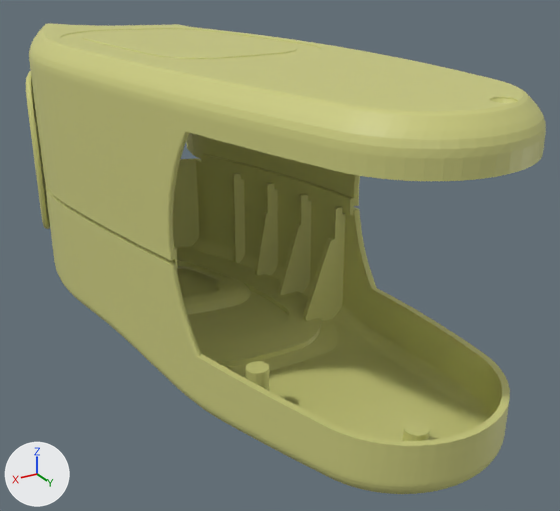
Two versions of the COLLADA model scenes/dae/Body_RKP_vis.dae, one commit apart.
Rendered twice from a 50 mm camera at (0.182, 0.493, 0.145) aimed at (-0.012, 0.17, -0.016). The lights are fixed; the arrows at lower left show +X, +Y and +Z. Vertices at the same position are counted once.

In view in the first picture: 'node'.
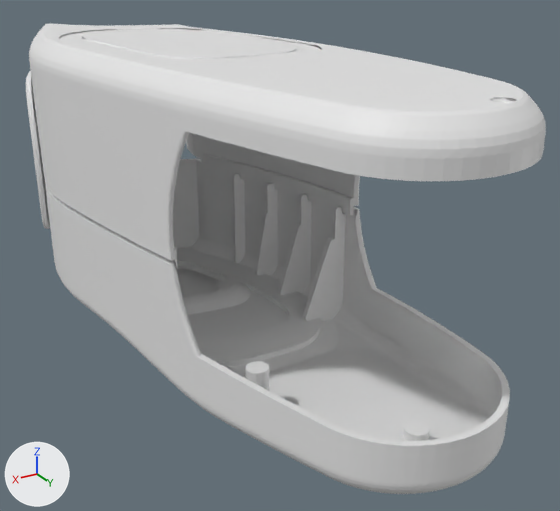
What changed in the scene script:
```text
Change me_shape0:
    used by ob_node; location = (0.0, 0.0, 0.0)
    remove me_shape0.from_pydata(...)  # 12057 vertices, 24273 faces; spans x -0.051..0.084, y -0.051..0.326, z -0.062..0.091
    add me_shape0.from_pydata(...)  # 6354 vertices, 12401 faces; spans x -0.051..0.084, y -0.051..0.326, z -0.062..0.091
    me_shape0 part 1: 76 vertices moved within x -0.047..0.084, y 0.02..0.322, z -0.062..0.091; 5703 vertices removed from x -0.05..0.084, y 0.012..0.325, z -0.062..0.091
    me_shape0 part 2: 6840 faces spanning x -0.051..0.084, y -0.051..0.326, z -0.062..0.091 switch from mat_vertex_colours to no material
```

Pixel boxes [x1, y1, x2, y2] of what changed, in the pictures (560 x 511 px):
'node', reshaped: before [26, 23, 546, 494]; after [26, 24, 546, 494]
part 1 of me_shape0, cut back: before [26, 23, 539, 494]; after [35, 40, 539, 491]
part 2 of me_shape0, recoloured (beige to grey): [26, 24, 546, 491] in both
